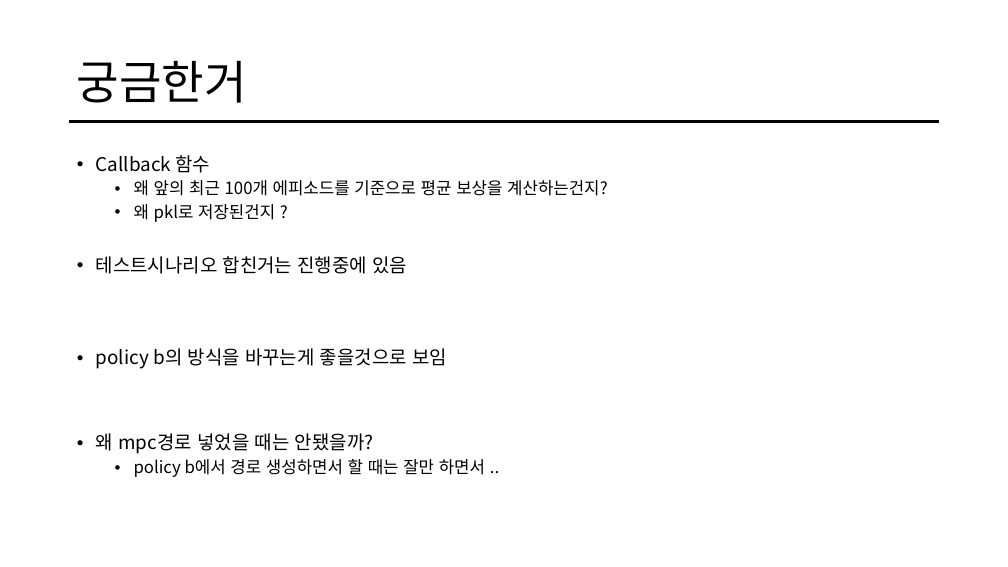
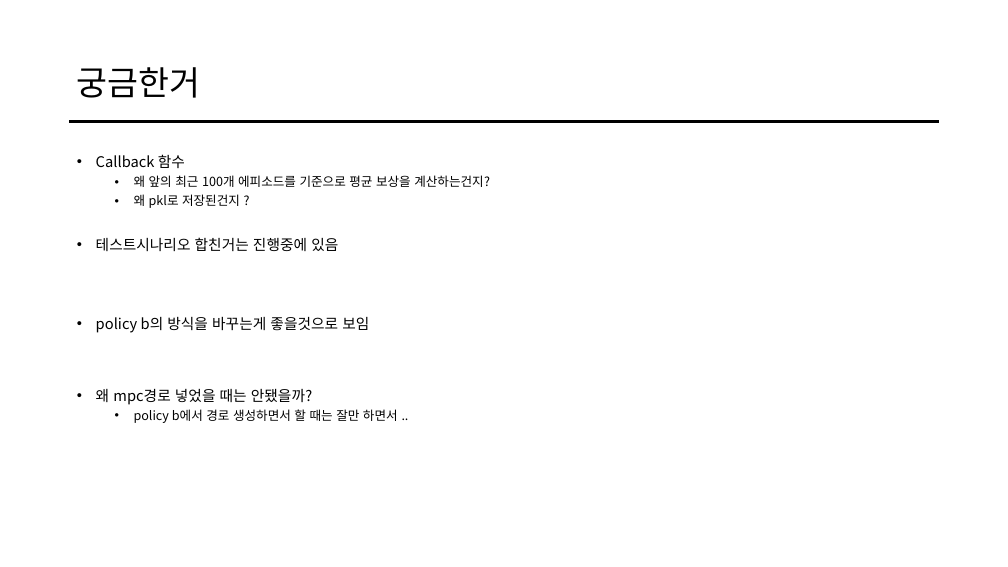
Before and after one commit to HAN2496/CarMakerResults, a slide deck: slide 2 of 1023_결과보고 - Copy.pptx. Drawn at 1008x567 pixels with LibreOffice and Linux fonts; fonts in the diff are those of the drawing. Boxes give left, top, right and bottom in pixels: in the first picture for what was removed or moved away, otherwise in the second. Text is boxed around its words. In the diff, an @@ line names an element or a change of style, - is before the commit and + after.

```diff
--- a/1023_결과보고 - Copy.pptx
+++ b/1023_결과보고 - Copy.pptx
@@ title "궁금한거" at bbox=[77, 67, 201, 98]: size 44 to 32 pt @@
@@ text "Callback 함수" at bbox=[96, 154, 490, 423]: size 18 to 14 pt in "Callback 함수", "테스트시나리오 합친거는 진행중에 있음", "policy b의 방식을 바꾸는게 좋을것으로 보임", "왜 mpc경로 넣었을 때는 안됐을까?"; size 16 to 12 pt in "왜 앞의 최근 100개 에피소드를 기준으로 평균 ...", "왜 pkl로 저장된건지 ?", "policy b에서 경로 생성하면서 할 때는 잘만 ..." @@
```
Also in this commit, not shown: 2 other slides changed, 10 other files.
